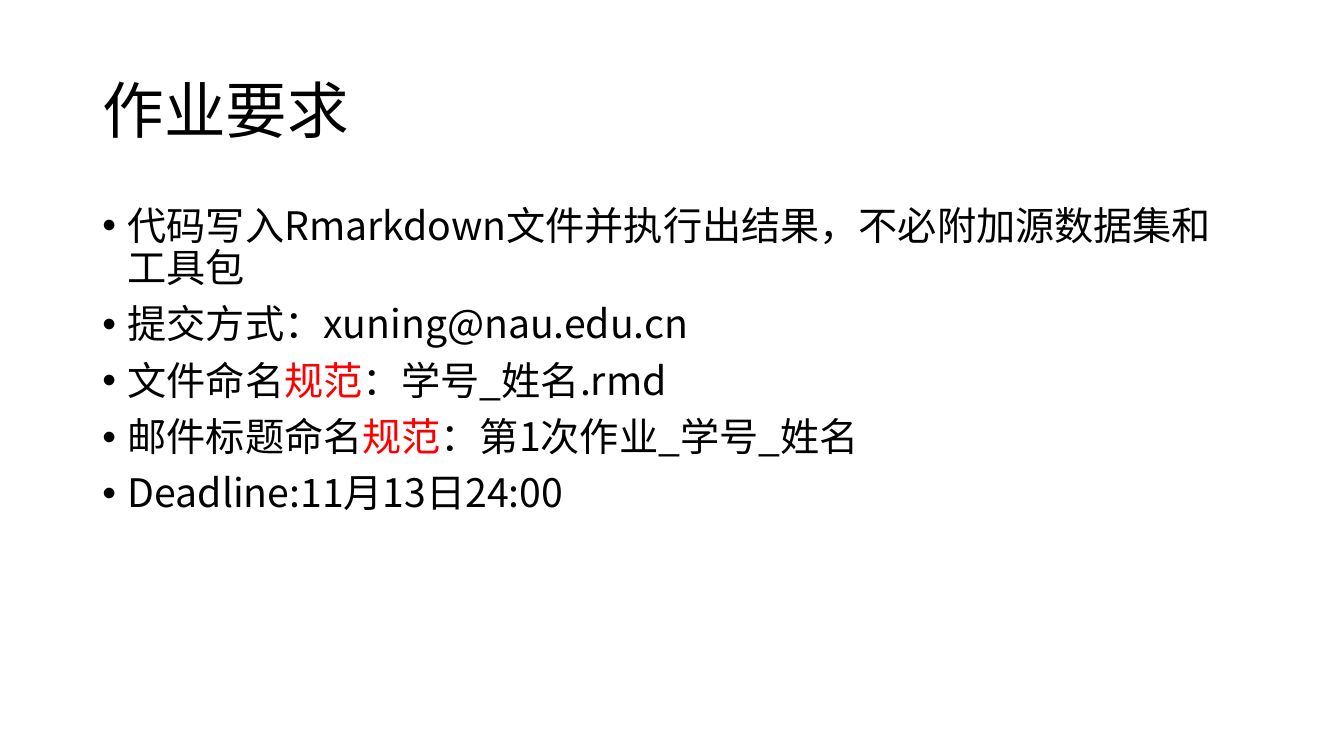
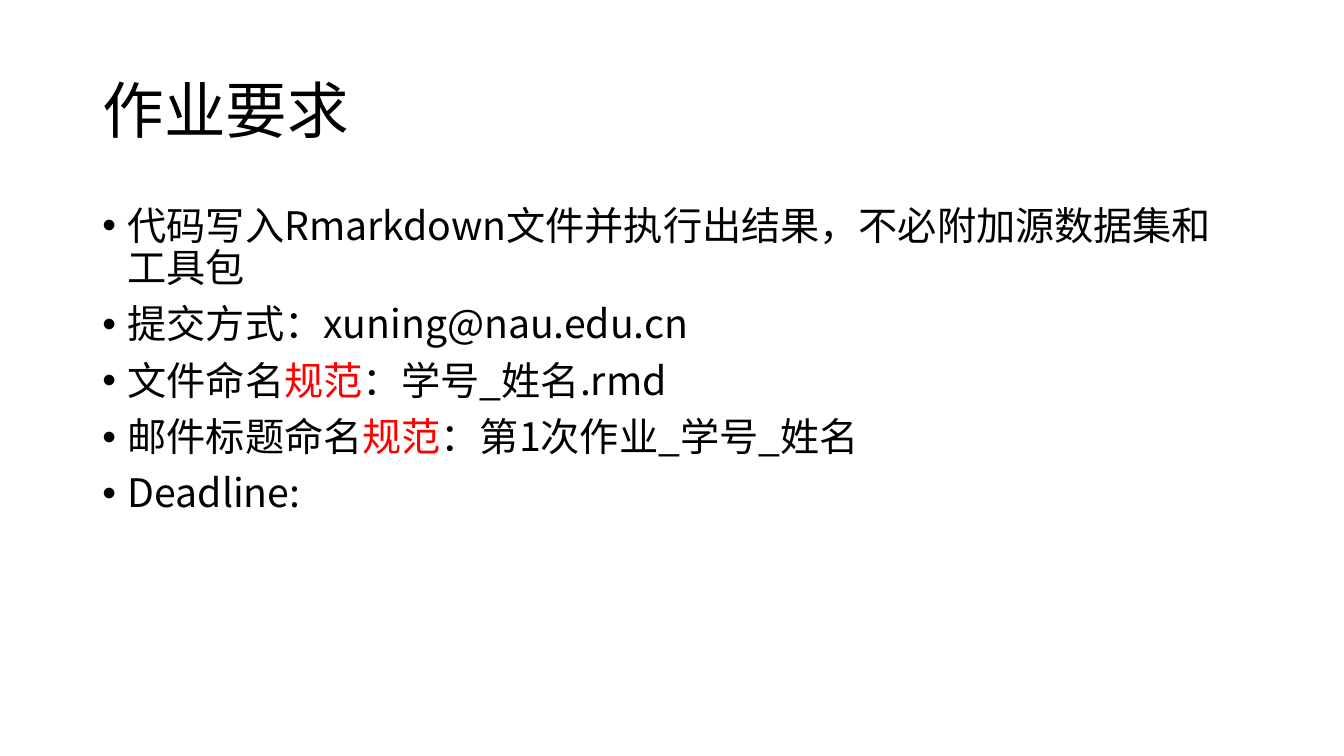
Before and after one commit to exoplanetX/DataAnalytics, a slide deck: slide 2 of 作业2.pptx. Drawn at 1344x756 pixels with LibreOffice and Linux fonts; fonts in the diff are those of the drawing. Boxes give left, top, right and bottom in pixels: in the first picture for what was removed or moved away, otherwise in the second. Text is boxed around its words. In the diff, an @@ line names an element or a change of style, - is before the commit and + after.

```diff
--- a/作业2.pptx
+++ b/作业2.pptx
@@ text at (128, 475, 301, 508): text changed @@
-• Deadline:11月13日24:00
+• Deadline:
```
